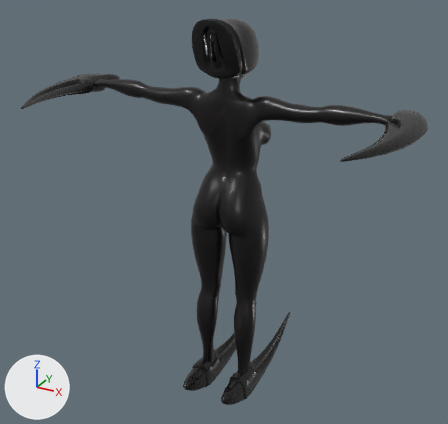
Renders of the glTF model tests/bin/models/SCIFI/monsters/slicer_female/SlicerFemale.gltf from each side of a commit.
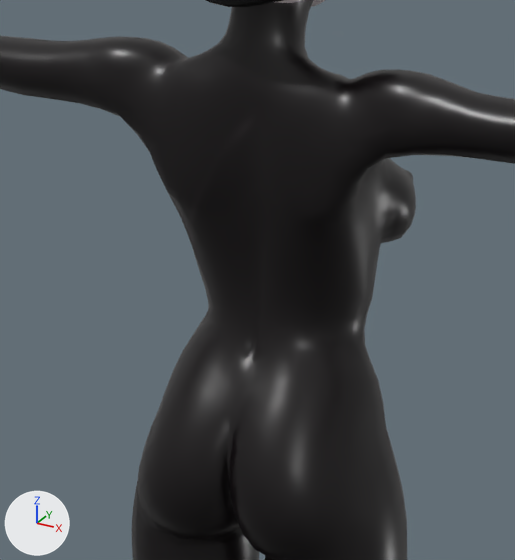
Each version is shown whole from a 50 mm camera at (1.126, -2.107, 1.934) aimed at (-0.031, -0.002, 0.882), then close up on the part from 34% to 67% of the width and 18% to 55% of the height. Lighting does not change. The marker at lower left points along +X, +Y and +Z. Where no turn or scale is listed for an object, it has been applied to the vertices.

Before the edit, the objects in view are built like this:
```python
mat_material_skin_001 = principled_material('Material.Skin.001')
mat_material_skin_001.texture = img_skinbasecolor_clothes
mat_material_skin_001.metallic = 0.0449
mat_material_skin_001.roughness = 0.337
me_cube_027 = bpy.data.meshes.new('Cube.027')
me_cube_027.from_pydata(...)  # 5813 vertices, 11503 faces; spans x -0.65..0.65, y -0.14..0.15, z 0.11..1.66
me_cube_027.materials.append(mat_material_skin_001)  # picture img_skinbasecolor_clothes
ob_turso_mp = bpy.data.objects.new('Turso.MP', me_cube_027)
ob_turso_mp.location = (0.0, 0.0, 0.0)
```
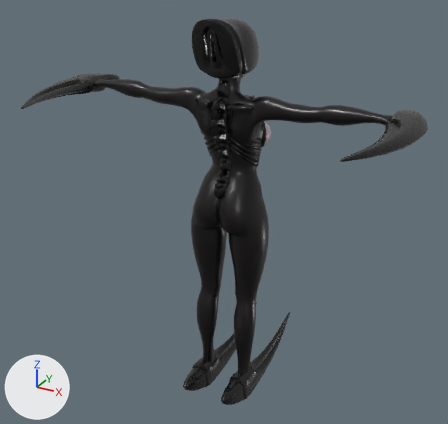
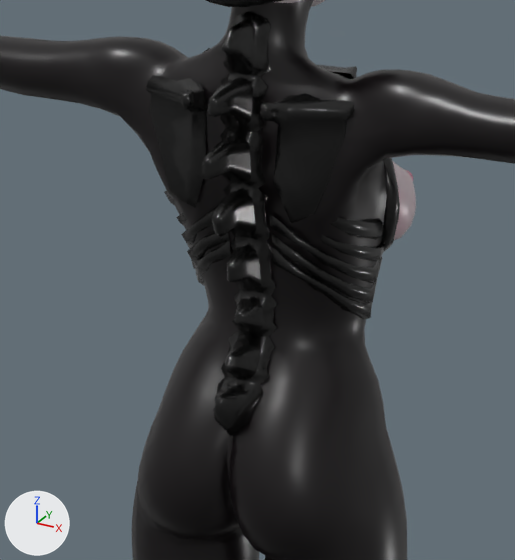
Commit message: update slicer female model

Diff of the bpy script that builds the scene:
```diff
--- a/tests/bin/models/SCIFI/monsters/slicer_female/SlicerFemale.gltf.py
+++ b/tests/bin/models/SCIFI/monsters/slicer_female/SlicerFemale.gltf.py
@@ img_skinbasecolor_clothes_nsfw @@
+img_skinbasecolor_clothes_nsfw = load_image('SkinBaseColor_Clothes_NSFW', 'SkinBaseColor_Clothes_NSFW.png', 2048, 2048, 'sRGB')
@@ mat_material_skin_001 @@
 mat_material_skin_001 = principled_material('Material.Skin.001')
-mat_material_skin_001.texture = img_skinbasecolor_clothes
+mat_material_skin_001.texture = img_skinbasecolor_clothes_nsfw
 mat_material_skin_001.metallic = 0.0449
@@ me_plane @@
+me_plane.from_pydata(...)  # 1081 vertices, 1794 faces; spans x -0.13..0.13, y -0.153..0.123, z 0.981..1.452
+me_plane.materials.append(mat_material_shell)  # black #0d0d0d
@@ ob_exoskeleton @@
+ob_exoskeleton = bpy.data.objects.new('Exoskeleton', me_plane)
+ob_exoskeleton.location = (0.0, 0.0, 0.0)
```

Boxes [x1, y1, x2, y2] around the edits, measured in the close-ups (515 x 560 px):
'Turso.MP', surface changed (black to grey)
    both: [145, 9, 416, 439]
'Exoskeleton', added (black)
    after: [146, 11, 400, 436]
